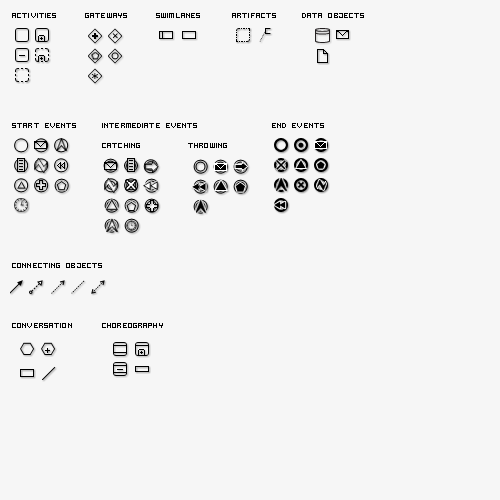
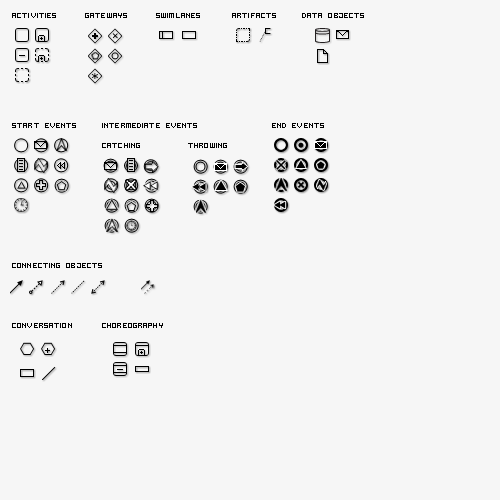
Layered file, before and after one edit (500px x 500px). Changes by layer:
added layer "Edges Icon" in group "Connecting Objects" over [141, 280, 156, 295]
